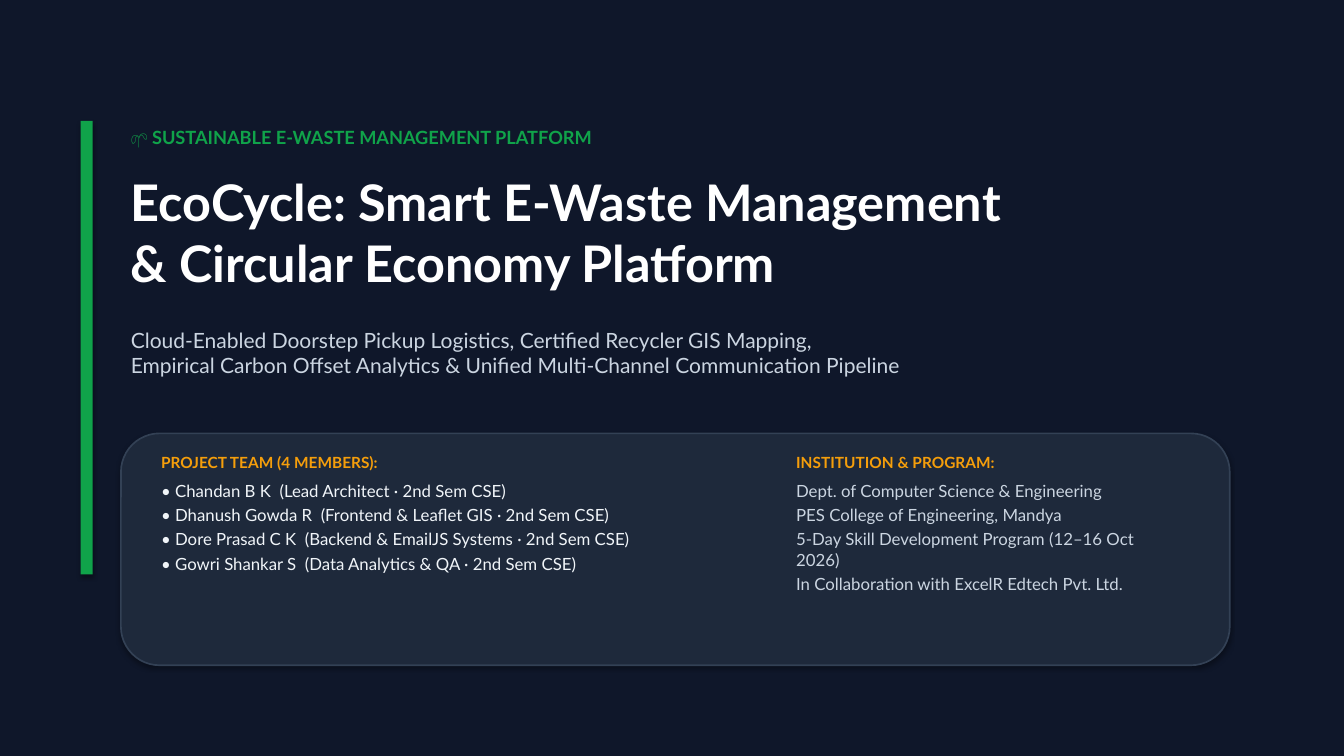
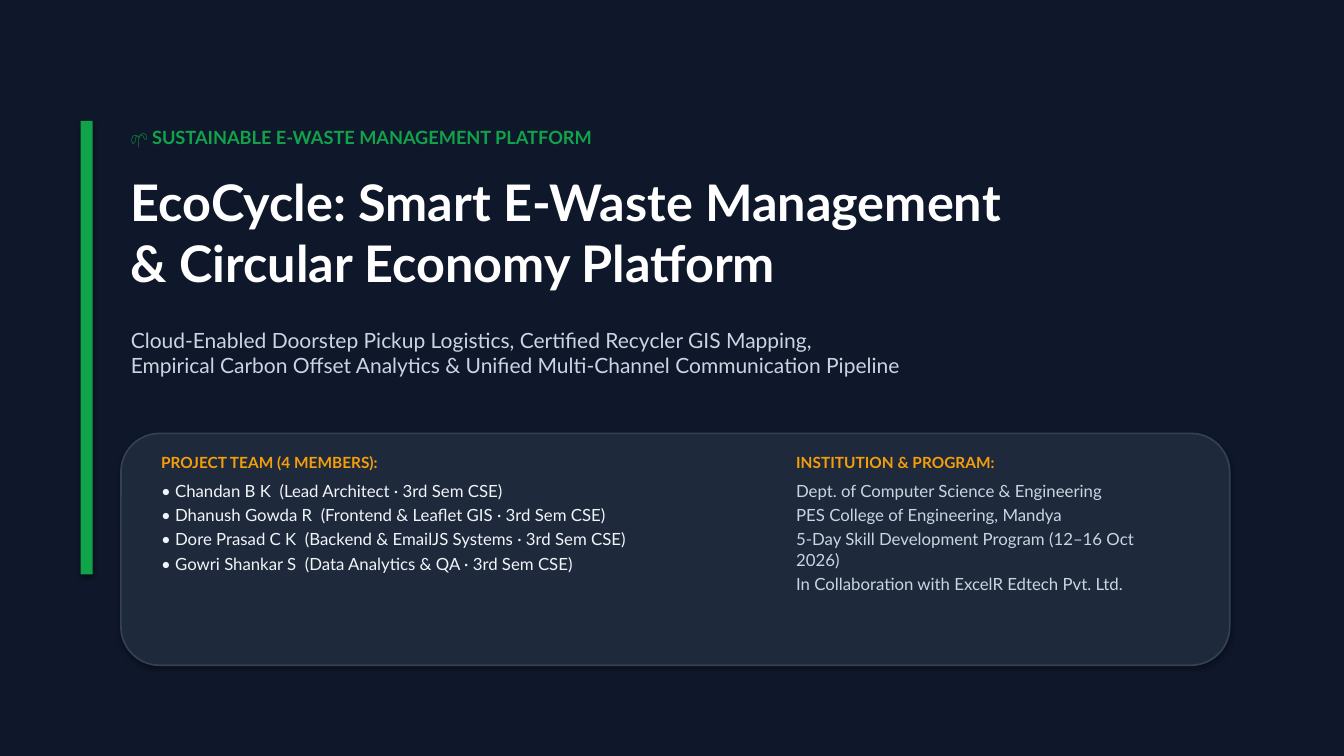
Before and after one commit to chandan-bk/ecocycle-vanilla, a slide deck: slide 1 of EcoCycle_Project_Presentation.pptx. Drawn at 1344x756 pixels with LibreOffice and Linux fonts; fonts in the diff are those of the drawing. Boxes give left, top, right and bottom in pixels: in the first picture for what was removed or moved away, otherwise in the second. Text is boxed around its words. In the diff, an @@ line names an element or a change of style, - is before the commit and + after.

```diff
--- a/EcoCycle_Project_Presentation.pptx
+++ b/EcoCycle_Project_Presentation.pptx
@@ text at (175, 484, 625, 573): text changed @@
-• Chandan B K (Lead Architect · 2nd Sem CSE)
-• Dhanush Gowda R (Frontend & Leaflet GIS · 2nd Sem CSE)
-• Dore Prasad C K (Backend & EmailJS Systems · 2nd Sem CSE)
-• Gowri Shankar S (Data Analytics & QA · 2nd Sem CSE)
+• Chandan B K (Lead Architect · 3rd Sem CSE)
+• Dhanush Gowda R (Frontend & Leaflet GIS · 3rd Sem CSE)
+• Dore Prasad C K (Backend & EmailJS Systems · 3rd Sem CSE)
+• Gowri Shankar S (Data Analytics & QA · 3rd Sem CSE)
```
Also in this commit, not shown: 1 other slide changed, 18 other files.
